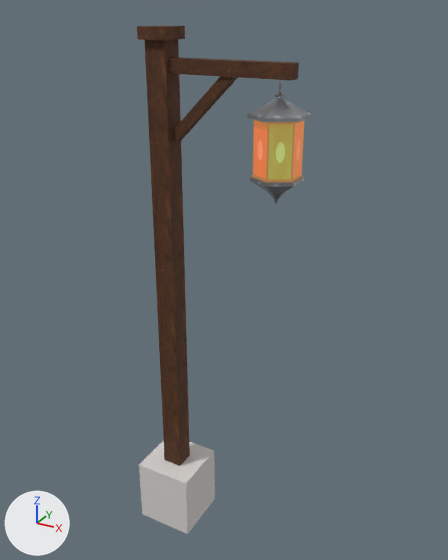
A saved change to the glTF model assets/models/propios/farol.gltf.
Both versions are drawn from a camera (50 mm lens) standing at (1.55, -2.28, 2.62) and looking at (0.25, 0.08, 1.44). The axes (+X, +Y, +Z) are drawn at lower left. The lights are the same throughout. The first picture is the older version. Where no turn or scale is listed for an object, it has been applied to the vertices.

Before the edit, the objects in view are built like this:
```python
mat_hojalata = principled_material('hojalata')
mat_hojalata.texture = img_hojalata_png
mat_hojalata.metallic = 0.85
mat_hojalata.roughness = 0.35
mat_madera_oscura = principled_material('madera_oscura')
mat_madera_oscura.texture = img_madera_oscura_jpg
mat_madera_oscura.roughness = 0.8
mat_vidrio_colores = principled_material('vidrio_colores')
mat_vidrio_colores.texture = img_vidrio_colores_png
mat_vidrio_colores.roughness = 0.2
mat_vidrio_colores.emission_color = (0.35, 0.16, 0.0358)  # brown #a06f35
mat_vidrio_colores.emission_strength = 1.0
me_brazo = bpy.data.meshes.new('brazo')
me_brazo.from_pydata(...)  # 16 vertices, 24 faces; spans x -0.016..0.55, y -0.03..0.03, z -0.316..0.03
me_brazo.materials.append(mat_madera_oscura)  # picture img_madera_oscura_jpg
me_farol = bpy.data.meshes.new('farol')
me_farol.from_pydata(...)  # 24 vertices, 32 faces; spans x -0.15..0.15, y -0.15..0.15, z 0.0..2.55
# faces by material slot: [22, 10]
me_farol.materials.append(mat_madera_oscura)  # picture img_madera_oscura_jpg
me_farol.materials.append(mat_cal)  # picture img_cal_jpg
me_lampara = bpy.data.meshes.new('lampara')
me_lampara.from_pydata(...)  # 90 vertices, 156 faces; spans x -0.108..0.108, y -0.125..0.125, z -0.5..0.0
# faces by material slot: [120, 12, 24]
me_lampara.materials.append(mat_hojalata)  # picture img_hojalata_png
me_lampara.materials.append(mat_vidrio_colores)  # picture img_vidrio_colores_png, glowing brown #a06f35
me_lampara.materials.append(mat_cera)  # pale yellow #f3ead3
ob_brazo = bpy.data.objects.new('brazo', me_brazo)
ob_brazo.location = (0.05, 0.0, 2.4)
ob_farol = bpy.data.objects.new('farol', me_farol)
ob_farol.location = (0.0, 0.0, 0.0)
ob_lampara = bpy.data.objects.new('lampara', me_lampara)
ob_lampara.location = (0.54, 0.0, 2.37)
```
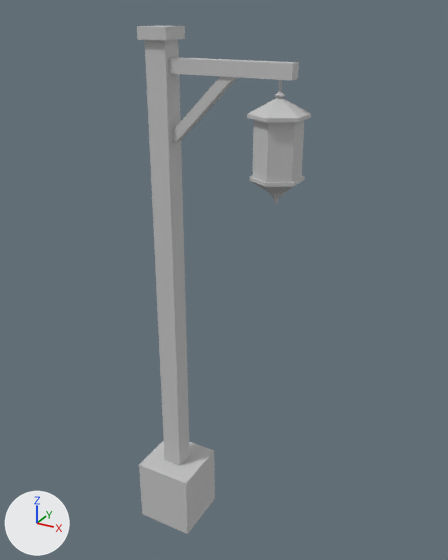
Pixel boxes (x1, y1, x2, y2) of what changed, in the pictures (448 x 560 px):
```json
{"object": "farol", "change": "surface changed", "before": [137, 26, 215, 534], "after": [137, 26, 215, 534], "on screen": "brown to light grey"}
{"object": "lampara", "change": "surface changed", "before": [247, 80, 311, 204], "after": [247, 80, 311, 204]}
{"object": "brazo", "change": "surface changed", "before": [168, 57, 299, 143], "after": [168, 57, 299, 143], "on screen": "brown to light grey"}
```

The change, as JSON lines over the scene's bpy script:
```json
{"op": "remove", "block": "mat_madera_oscura", "code": "mat_madera_oscura.texture = img_madera_oscura_jpg"}
{"op": "add", "block": "mat_madera_oscura", "code": "mat_madera_oscura.base_color = (0.55, 0.55, 0.55)  # light grey #c4c4c4"}
{"op": "remove", "block": "mat_hojalata", "code": "mat_hojalata.texture = img_hojalata_png"}
{"op": "set", "path": "mat_hojalata.metallic", "old": "0.85", "new": "0.0"}
{"op": "add", "block": "mat_hojalata", "code": "mat_hojalata.base_color = (0.55, 0.55, 0.55)  # light grey #c4c4c4"}
{"op": "set", "path": "mat_hojalata.roughness", "old": "0.35", "new": "0.8"}
{"op": "remove", "block": "mat_vidrio_colores", "code": "mat_vidrio_colores.texture = img_vidrio_colores_png"}
{"op": "remove", "block": "mat_vidrio_colores", "code": "mat_vidrio_colores.emission_color = (0.35, 0.16, 0.0358)  # brown #a06f35"}
{"op": "remove", "block": "mat_vidrio_colores", "code": "mat_vidrio_colores.emission_strength = 1.0"}
{"op": "add", "block": "mat_vidrio_colores", "code": "mat_vidrio_colores.base_color = (0.55, 0.55, 0.55)  # light grey #c4c4c4"}
{"op": "set", "path": "mat_vidrio_colores.roughness", "old": "0.2", "new": "0.8"}
```
